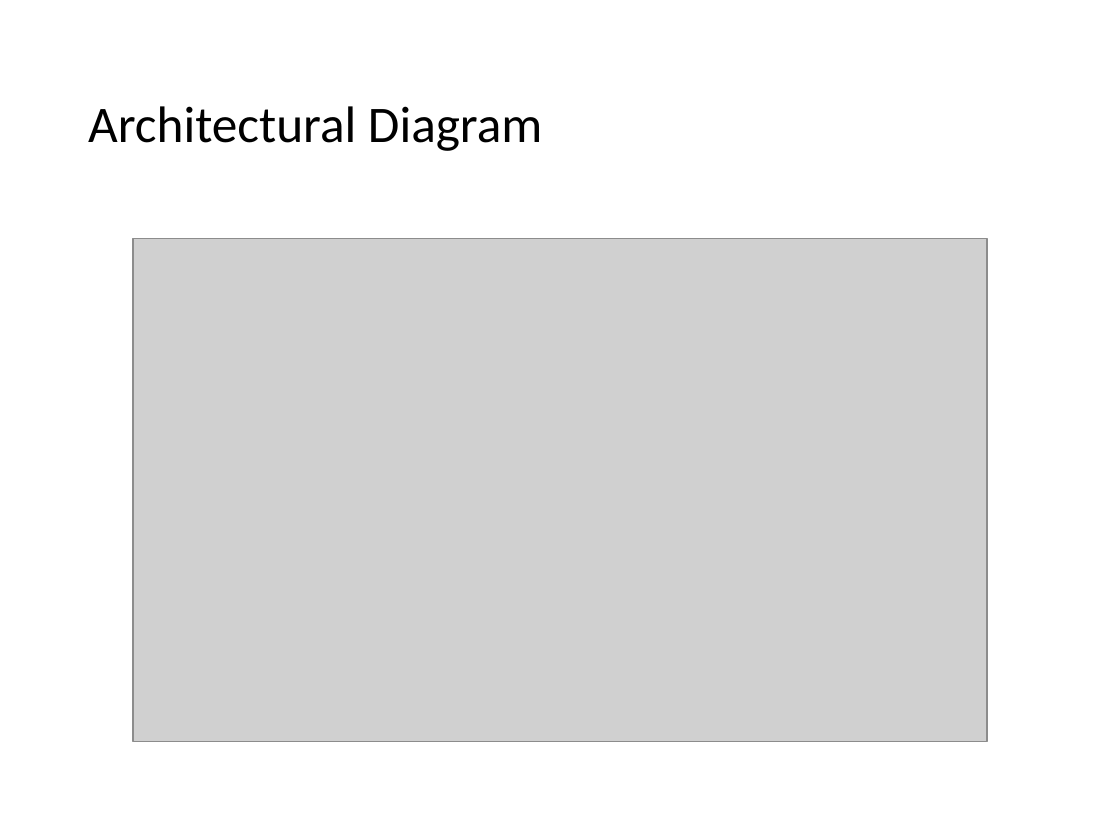
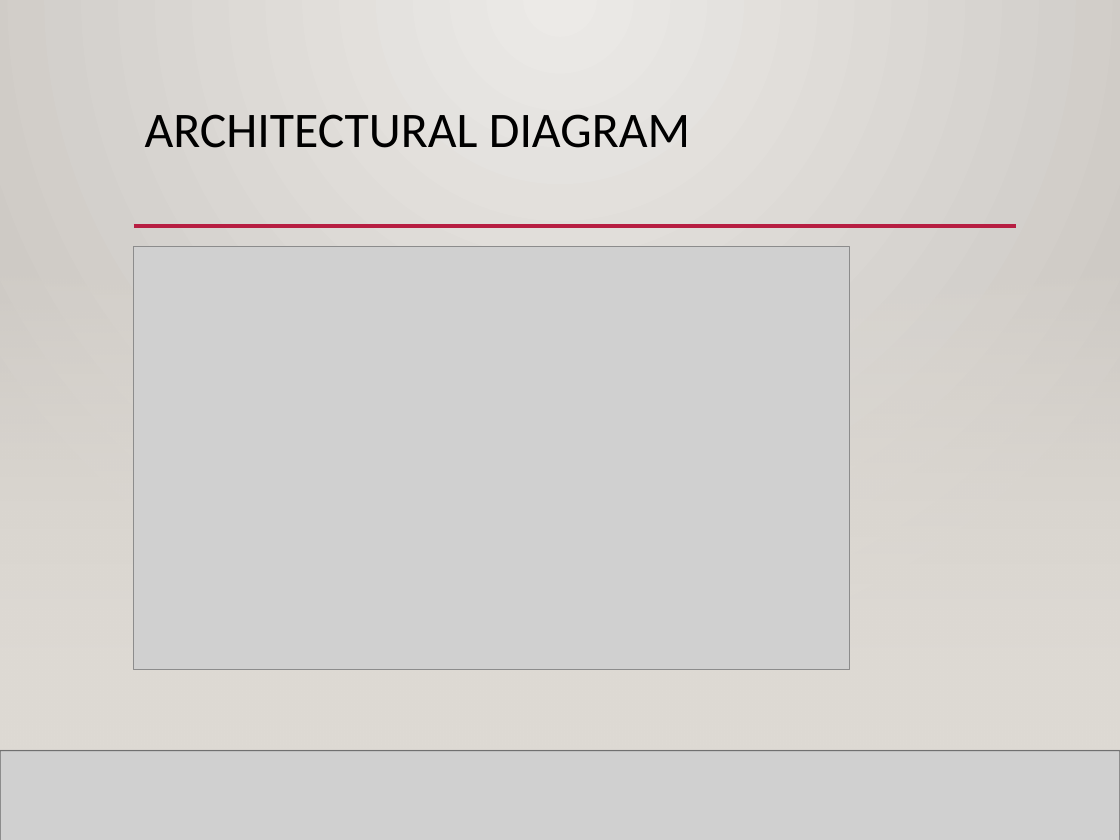
Before and after one commit to ekjot1313/APP-Project, a slide deck: slide 4 of Risk Game.pptx. Drawn at 1120x840 pixels with LibreOffice and Linux fonts; fonts in the diff are those of the drawing; grey boxes stand for pictures; background and template pictures are left out. Boxes give left, top, right and bottom in pixels: in the first picture for what was removed or moved away, otherwise in the second. Text is boxed around its words. In the diff, an @@ line names an element or a change of style, - is before the commit and + after.

```diff
--- a/Risk Game.pptx
+++ b/Risk Game.pptx
@@ background #FFFFFF to gradient #ECEAE7 to #CAC7C1 @@
@@ title "ARCHITECTURAL DIAGRAM" at bbox=[145, 114, 690, 148]: vertical alignment middle to top @@
@@ title at bbox=[145, 114, 690, 148]: text changed; size 33 to 32 pt @@
-Architectural Diagram
+ARCHITECTURAL DIAGRAM
@@ line added from (133, 226) to (1016, 226), #B71E42 2.5 pt @@
@@ line added from (177, 226) to (982, 226), #B71E42 2.5 pt @@
@@ rectangle added at bbox=[0, 246, 1120, 746], fill gradient #DFDBD5 @@
@@ rectangle added at bbox=[0, 248, 1120, 750], fill gradient #DFDBD5 @@
@@ picture: place and size @@
-picture at bbox=[133, 239, 988, 741]
+picture at bbox=[133, 246, 850, 669]
@@ line added from (0, 747) to (1120, 747), #000001 1 pt @@
@@ picture added at bbox=[0, 750, 1120, 840] @@
@@ line added from (0, 750) to (1120, 750), #000001 1 pt @@
```
Also in this commit, not shown: 3 other slides changed.
